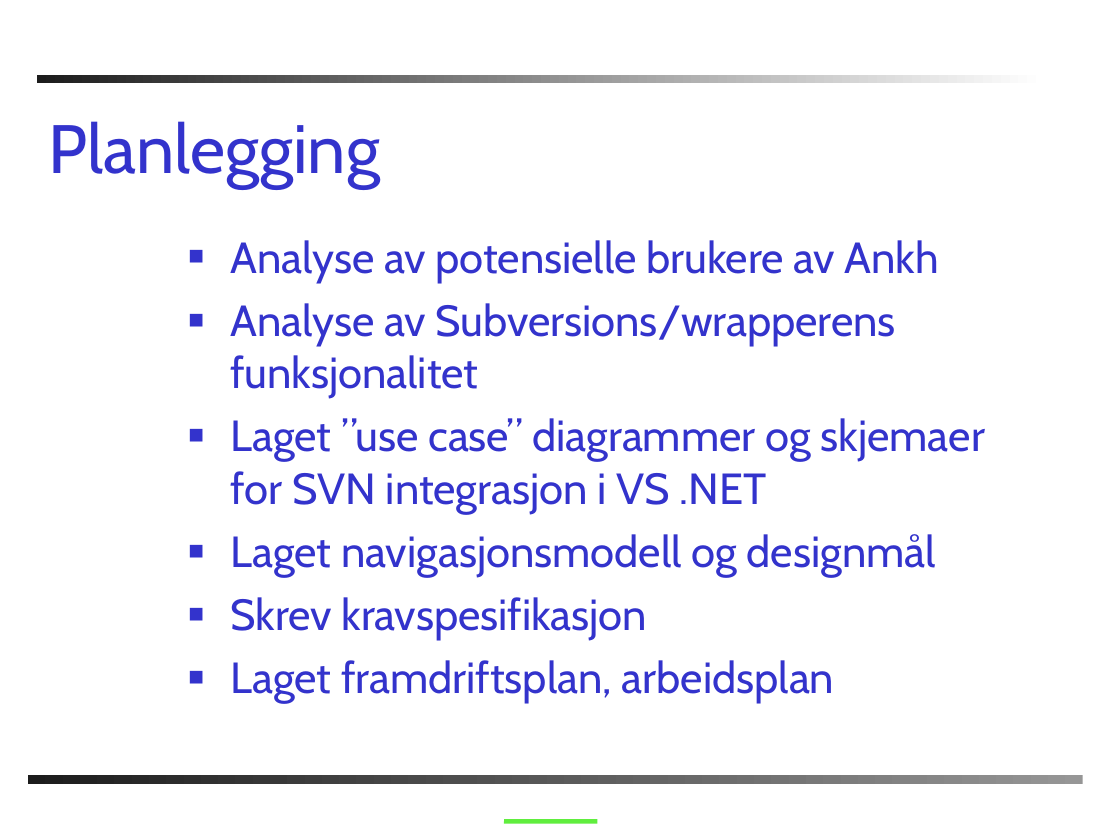
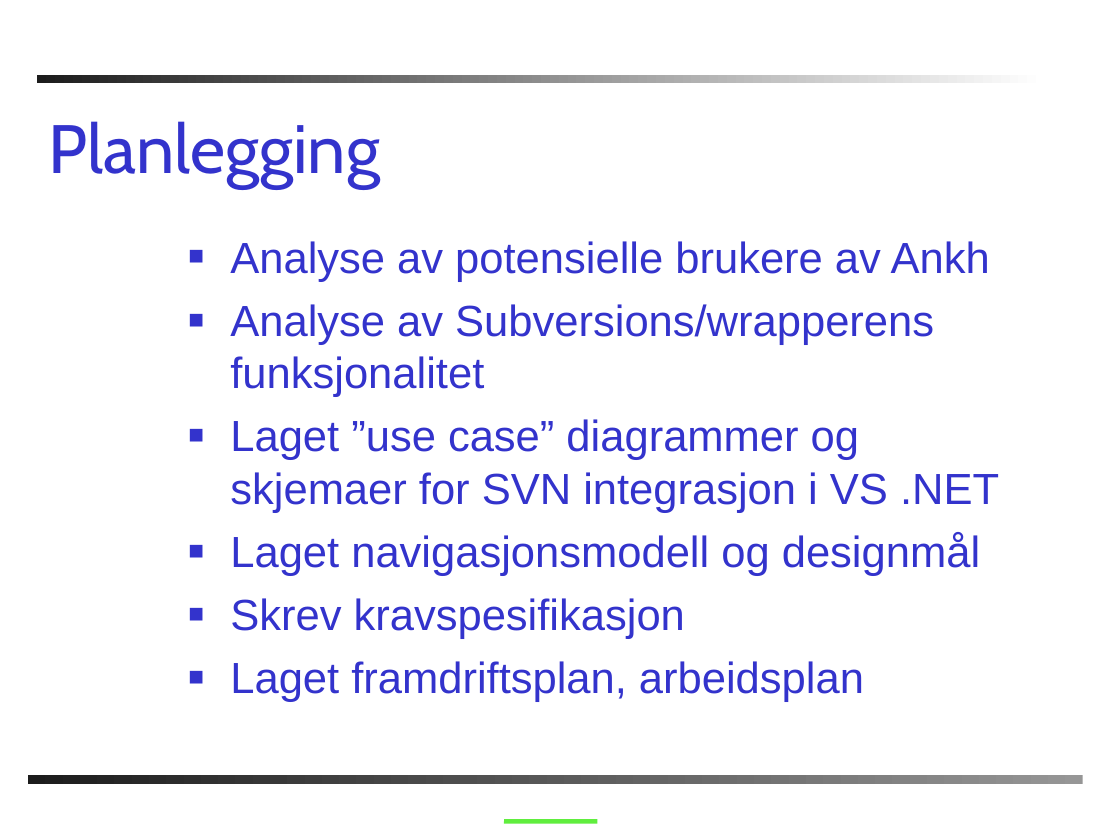
Before and after one commit to chucker/AnkhSVN, a slide deck: slide 17 of doc/powerpoint/Subversion_addin_for_VS.NET.ppt (slide 16 before the commit). Drawn at 1120x840 pixels with LibreOffice and Linux fonts; fonts in the diff are those of the drawing; background and template pictures are left out. Boxes give left, top, right and bottom in pixels: in the first picture for what was removed or moved away, otherwise in the second. Text is boxed around its words. In the diff, an @@ line names an element or a change of style, - is before the commit and + after.

```diff
--- a/doc/powerpoint/Subversion_addin_for_VS.NET.ppt
+++ b/doc/powerpoint/Subversion_addin_for_VS.NET.ppt
@@ text "Analyse av potensielle brukere av ..." at [230,241,999,702]: font Cabin to Arial @@
```
Also in this commit, not shown: 15 other slides changed, 2 slides added, 2 slides removed.
